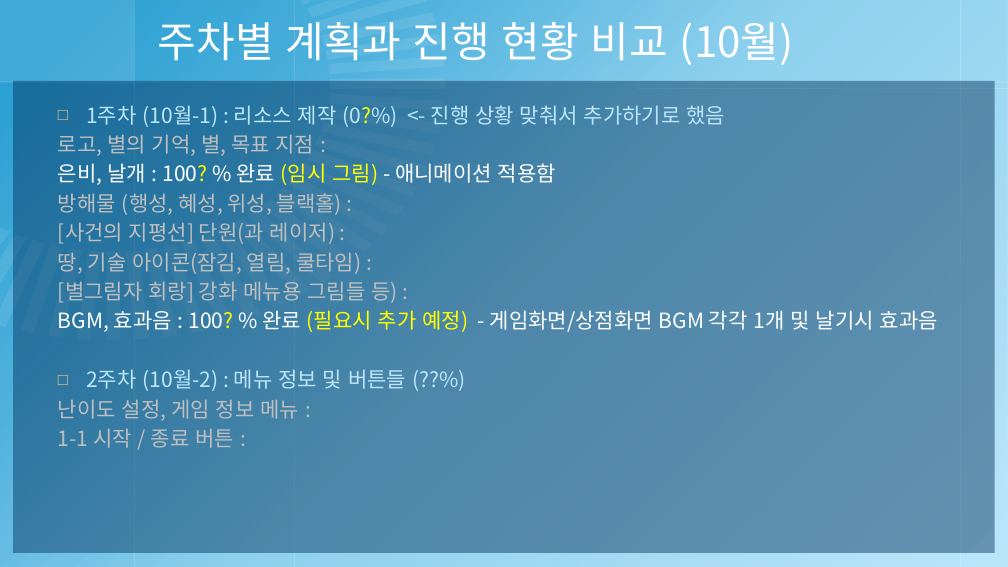
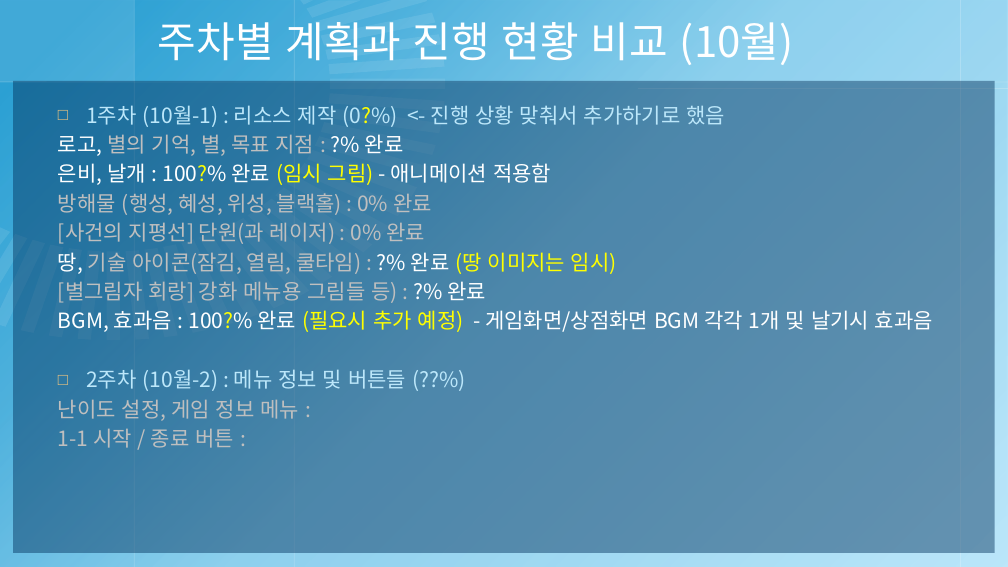
Before and after one commit to pb-wandu/2018180040_2DGP_PROJECT, a slide deck: slide 2 of StarPainter_resources/2018180040 - 2DGP 2차 발표 프레젠테이션 (제작하기).pptx. Drawn at 1008x567 pixels with LibreOffice and Linux fonts; fonts in the diff are those of the drawing; background and template pictures are left out. Boxes give left, top, right and bottom in pixels: in the first picture for what was removed or moved away, otherwise in the second. Text is boxed around its words. In the diff, an @@ line names an element or a change of style, - is before the commit and + after.

Commit message:
게임 로고, 시작 메뉴 인터페이스 대략
[별그림자 이야기] 게임 로고 추가 및 인터페이스 대략적인 표시

```diff
--- a/StarPainter_resources/2018180040 - 2DGP 2차 발표 프레젠테이션 (제작하기).pptx
+++ b/StarPainter_resources/2018180040 - 2DGP 2차 발표 프레젠테이션 (제작하기).pptx
@@ text at bbox=[58, 134, 933, 332]: text changed @@
-로고, 별의 기억, 별, 목표 지점 :
-은비, 날개 : 100? % 완료 (임시 그림) - 애니메이션 적용함
-방해물 (행성, 혜성, 위성, 블랙홀) :
-[사건의 지평선] 단원(과 레이저) :
-땅, 기술 아이콘(잠김, 열림, 쿨타임) :
-[별그림자 회랑] 강화 메뉴용 그림들 등) :
-BGM, 효과음 : 100? % 완료 (필요시 추가 예정) - 게임화면/상점화면 BGM 각각 1개 및 날기시 효과음
+로고, 별의 기억, 별, 목표 지점 : ?% 완료
+은비, 날개 : 100?% 완료 (임시 그림) - 애니메이션 적용함
+방해물 (행성, 혜성, 위성, 블랙홀) : 0% 완료
+[사건의 지평선] 단원(과 레이저) : 0% 완료
+땅, 기술 아이콘(잠김, 열림, 쿨타임) : ?% 완료 (땅 이미지는 임시)
+[별그림자 회랑] 강화 메뉴용 그림들 등) : ?% 완료
+BGM, 효과음 : 100?% 완료 (필요시 추가 예정) - 게임화면/상점화면 BGM 각각 1개 및 날기시 효과음
```
Also in this commit, not shown: 12 other files.
